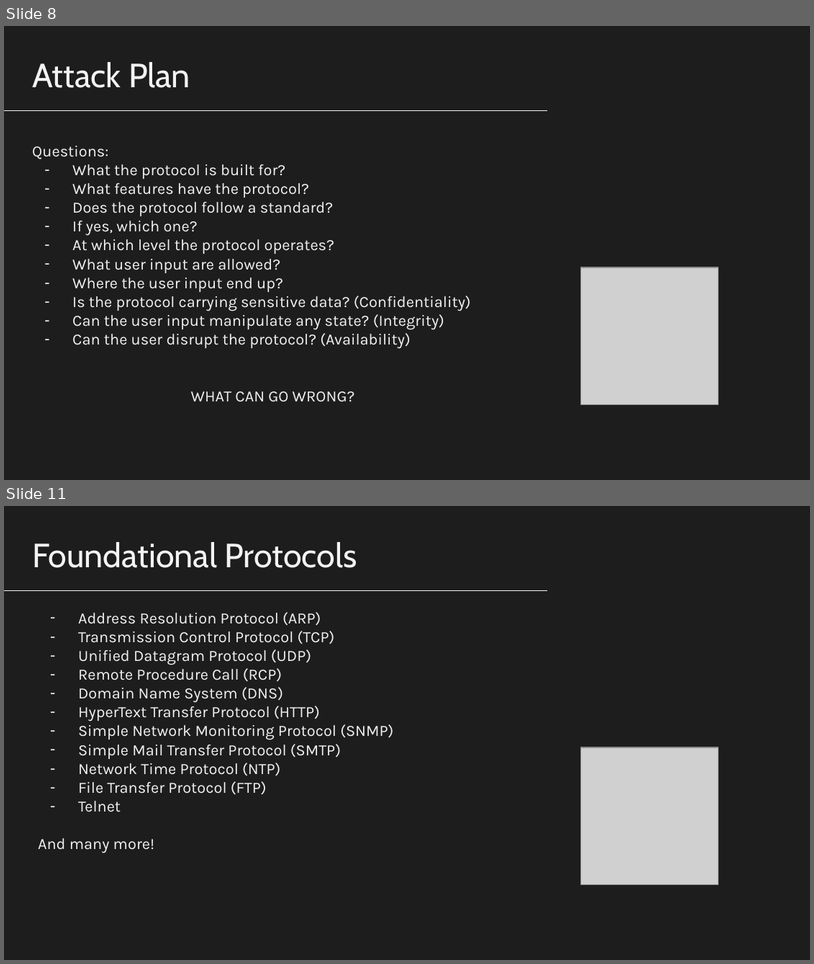
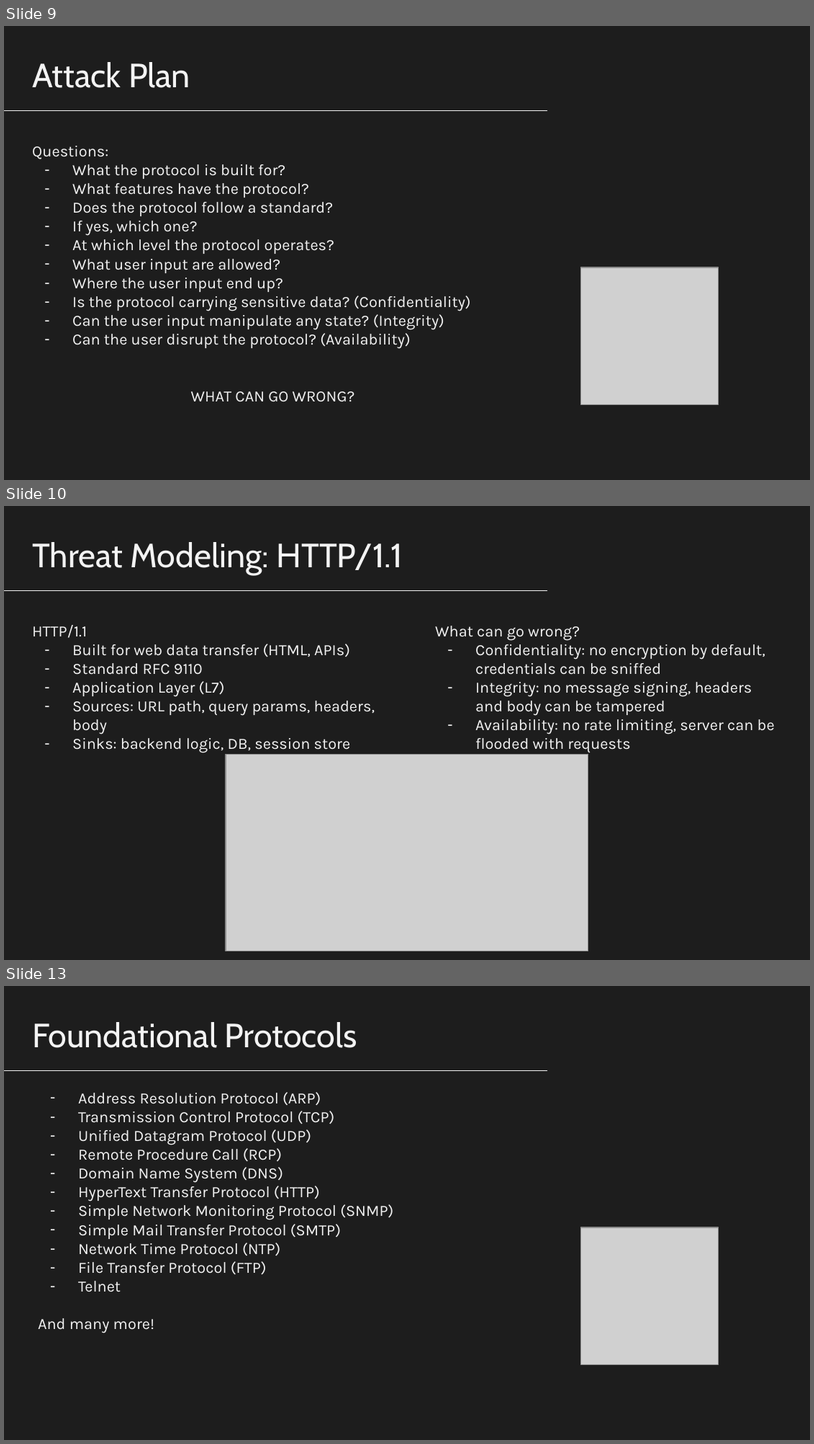
Before and after one commit to nico989/ProtocolsSecurityAssessmentUnitn, a slide deck: ProtocolsSecurityAssessmentUnitn.pptx. Shown one above the other, each under a label of ours: slides 8 and 11 before the commit, slides 9, 10 and 13 after it; the slides between them are not shown. The pictures are 814x964 and 814x1444 pixels, drawn with LibreOffice and Linux fonts; fonts in the diff are those of the drawing; grey boxes stand for pictures. Boxes give left, top, right and bottom in pixels: in the first picture for what was removed or moved away, otherwise in the second. Text is boxed around its words. In the diff, an @@ line names an element or a change of style, - is before the commit and + after.

```diff
--- a/ProtocolsSecurityAssessmentUnitn.pptx
+++ b/ProtocolsSecurityAssessmentUnitn.pptx
@@ slide 10 added at <box>4,506,810,960</box>, background #1D1D1D @@
@@ title added at <box>32,542,403,576</box>, 30 pt, text #F3F3F3 @@
+Threat Modeling: HTTP/1.1
@@ line added from (548, 591) to (4, 591), #F3F3F3 0.75 pt @@
@@ text added at <box>32,625,375,753</box>, 14 pt, text #F3F3F3 @@
+HTTP/1.1
+– Built for web data transfer (HTML, APIs)
+– Standard RFC 9110
+– Application Layer (L7)
+– Sources: URL path, query params, headers, body
+– Sinks: backend logic, DB, session store
@@ text added at <box>435,626,775,752</box>, 14 pt, text #F3F3F3 @@
+What can go wrong?
+– Confidentiality: no encryption by default, credentials can be sniffed
+– Integrity: no message signing, headers and body can be tampered
+– Availability: no rate limiting, server can be flooded with requests
@@ picture added at <box>226,754,589,950</box> @@
@@ what was slide 8 is now slide 9 @@
@@ what was slide 11 is now slide 13 @@
```
Also in this commit, not shown: 4 slides changed, 1 other slide added.
